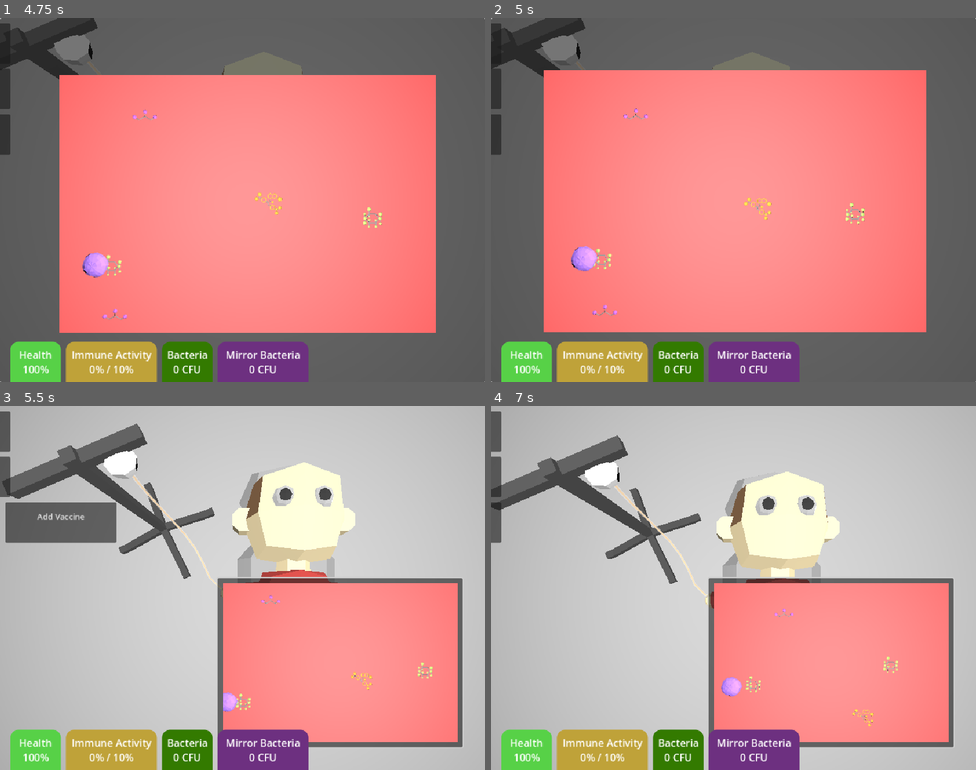
Above: before the commit, frames 1-4 (two rows, left to right).
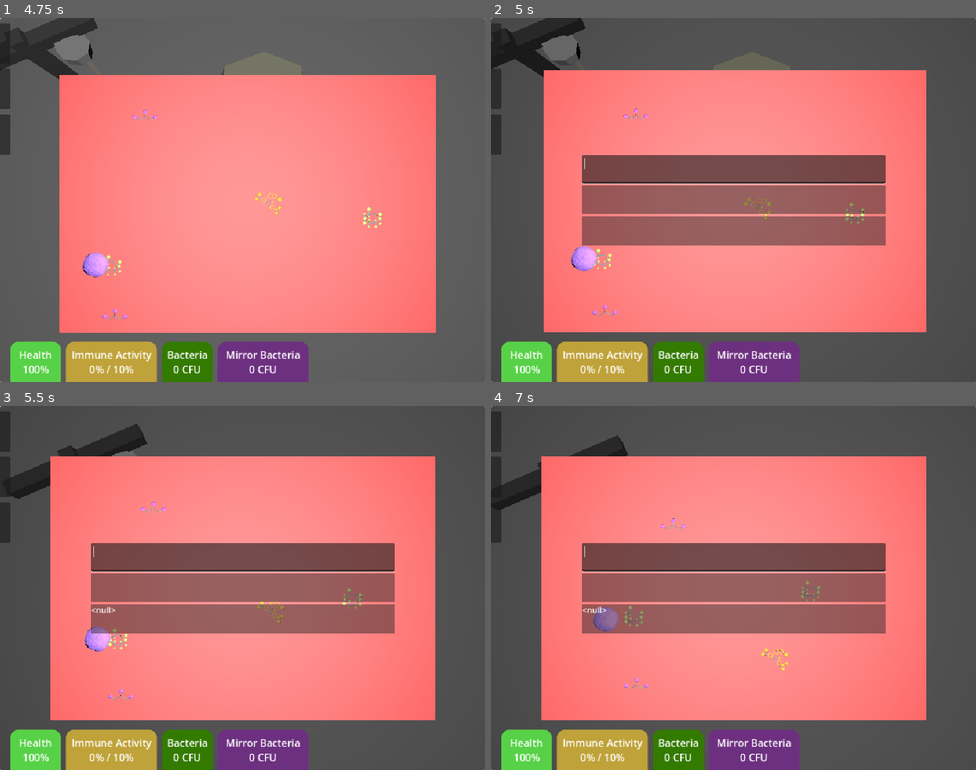
Above: after the commit, the same moments.

Repository: AndyLiu0/mirror-life-sim
Game: Godot game, scene res://main.tscn
The game is run twice, just before and just after one commit, with the same random seed, the same clock (stepped at 60 frames per second) and the same inputs.
Inputs (mouse positions are in pixels of both pictures, inside the frame that each line leads up to):
- Up to frame 1 (4.75 s): click (392, 316) at 0.5 s; tap Enter (ui_accept) at 1.25, 2.1, 2.27, 2.57, 3.6, 3.77, 4.07 s; move the mouse to (58, 43) at 1.27 s; hold Up (ui_up) 1.28-2.03 s; hold Enter (ui_accept) 1.28-2.03 s; move the mouse to (58, 87) at 2.02 s; move the mouse to (58, 134) at 2.77 s; hold Enter (ui_accept) 2.78-3.53 s; hold Up (ui_up) 2.78-4.28 s; move the mouse to (218, 272) at 3.52 s; move the mouse to (388, 254) at 4.27 s; hold Enter (ui_accept) from 4.28 s (still down)
- Up to frame 2 (5 s): keep holding Enter (ui_accept); tap F5 (ui_debug, bound only after the commit) at 4.9 s
- Up to frame 3 (5.5 s): move the mouse to (97, 533) at 5.02 s; release Enter (ui_accept) at 5.03 s; tap Enter (ui_accept) at 5.1, 5.27 s
- Up to frame 4 (7 s): tap Enter (ui_accept) at 5.57, 6.6, 6.77 s; move the mouse to (757, 588) at 5.77 s; hold Enter (ui_accept) 5.78-6.53 s; move the mouse to (660, 497) at 6.52 s; hold Up (ui_up) from 6.53 s (still down)

Frame 1 is identical in both runs. In frame 2, 15% of the frame differs, in the area x 0-100%, y 0-100%; in frame 3, 81%; in frame 4, 82%.

Commit message:
debug terminal

Diff:
--- /dev/null
+++ b/project/debug.gd
@@ -0,0 +1,41 @@
+extends VBoxContainer
+
+var sim_node: Simulation
+var in_node: TextEdit
+var last_node: Label
+var out_node: Label
+var history = []
+var history_idx = 0
+
+func _ready():
+	sim_node = get_node("../../Simulation")
+	in_node = get_node("In")
+	last_node = get_node("Last")
+	out_node = get_node("Out")
+
+func _input(event):
+	if event.is_action_pressed("ui_debug"):
+		visible = !visible
+		if visible:
+			in_node.grab_focus()
+
+	if visible:
+		if in_node.has_focus():
+			if event is InputEventKey and event.is_pressed():
+				if OS.get_keycode_string(event.keycode) == "Enter":
+					get_viewport().set_input_as_handled()
+
+		if event.is_action_pressed("ui_accept"):
+			var expression = Expression.new()
+			last_node.text = in_node.text
+			expression.parse(in_node.text)
+			print(expression.execute([], sim_node))
+			out_node.text = str(expression.execute([], sim_node))
+			history.append(in_node.text)
+			history_idx = len(history)
+			in_node.text = ""
+
+		if event.is_action_pressed("ui_up"):
+			if history_idx > 0:
+				history_idx -= 1
+			in_node.text = history[history_idx]
--- a/project/main.tscn
+++ b/project/main.tscn
@@ -12,6 +12,7 @@
 [ext_resource type="Script" uid="uid://bjolhclvn0pp0" path="res://normal_bacteria_button.gd" id="9_4c57u"]
 [ext_resource type="Script" uid="uid://yfmkqrsno884" path="res://mirror_bacteria_button.gd" id="10_efxa6"]
 [ext_resource type="Script" uid="uid://di8kkqw3nmg5" path="res://vaccine_button.gd" id="11_dg77c"]
+[ext_resource type="Script" uid="uid://dmdxt0akyhfs5" path="res://debug.gd" id="12_ycdy4"]
 
 [sub_resource type="BoxMesh" id="BoxMesh_88gup"]
 
@@ -64,6 +65,9 @@
 bg_color = Color(0.427667, 0.19, 0.5, 1)
 corner_radius_top_left = 16
 corner_radius_top_right = 16
+
+[sub_resource type="StyleBoxFlat" id="StyleBoxFlat_w48qg"]
+bg_color = Color(0.14, 0.14, 0.14, 0.470588)
 
 [node name="Main" type="Node3D"]
 
@@ -311,6 +315,28 @@
 horizontal_alignment = 1
 vertical_alignment = 1
 
+[node name="Debug" type="VBoxContainer" parent="UI"]
+visible = false
+offset_left = 180.0
+offset_top = 270.0
+offset_right = 780.0
+offset_bottom = 450.0
+script = ExtResource("12_ycdy4")
+
+[node name="In" type="TextEdit" parent="UI/Debug"]
+layout_mode = 2
+size_flags_vertical = 3
+
+[node name="Last" type="Label" parent="UI/Debug"]
+layout_mode = 2
+size_flags_vertical = 3
+theme_override_styles/normal = SubResource("StyleBoxFlat_w48qg")
+
+[node name="Out" type="Label" parent="UI/Debug"]
+layout_mode = 2
+size_flags_vertical = 3
+theme_override_styles/normal = SubResource("StyleBoxFlat_w48qg")
+
 [node name="BottomUI" type="CanvasLayer" parent="."]
 layer = -1
 
--- a/project/project.godot
+++ b/project/project.godot
@@ -25,6 +25,14 @@
 window/size/viewport_height=720
 window/stretch/mode="canvas_items"
 
+[input]
+
+ui_debug={
+"deadzone": 0.2,
+"events": [Object(InputEventKey,"resource_local_to_scene":false,"resource_name":"","device":-1,"window_id":0,"alt_pressed":false,"shift_pressed":false,"ctrl_pressed":false,"meta_pressed":false,"pressed":false,"keycode":0,"physical_keycode":4194336,"key_label":0,"unicode":0,"location":0,"echo":false,"script":null)
+]
+}
+
 [physics]
 
 3d/default_linear_damp=0.0
--- a/project/simulation.gd
+++ b/project/simulation.gd
@@ -1,3 +1,4 @@
+class_name Simulation
 extends Node3D
 
 var health_label: Label
Not shown, added: project/debug.gd.uid
Not shown: 1 places in project/main.tscn that only renumber resources
Not shown, changed: build/web/index.html
Not shown, changed: build/web/index.pck
